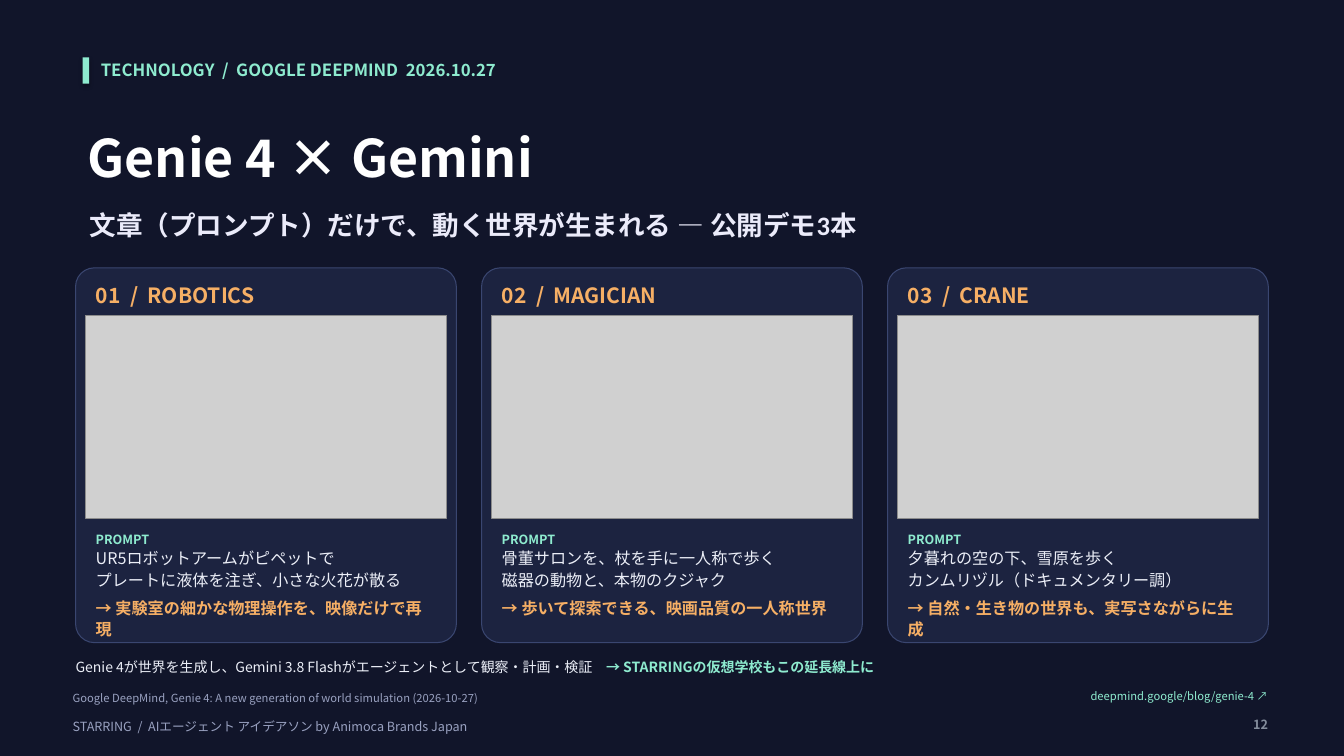
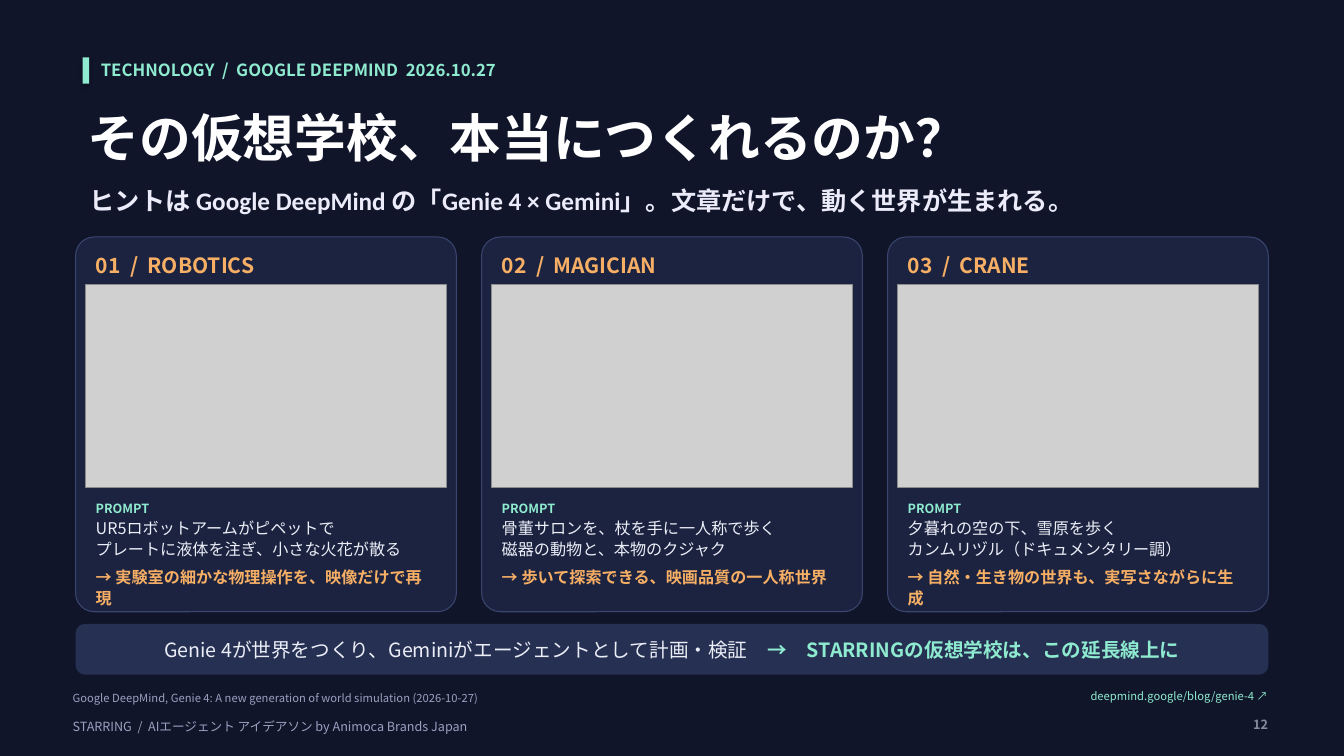
Before and after one commit to zpx9/a1, a slide deck: slide 12 of STARRING_final.pptx. Drawn at 1344x756 pixels with LibreOffice and Linux fonts; fonts in the diff are those of the drawing; grey boxes stand for pictures. Boxes give left, top, right and bottom in pixels: in the first picture for what was removed or moved away, otherwise in the second. Text is boxed around its words. In the diff, an @@ line names an element or a change of style, - is before the commit and + after.

```diff
--- a/STARRING_final.pptx
+++ b/STARRING_final.pptx
@@ text at (88,112,967,162): text changed @@
-Genie 4 × Gemini
+その仮想学校、本当につくれるのか？
@@ text at (90,188,1073,215): text changed; size 19 to 18 pt @@
-文章（プロンプト）だけで、動く世界が生まれる ― 公開デモ3本
+ヒントは Google DeepMind の「Genie 4 × Gemini」。文章だけで、動く世界が生まれる。
@@ 9 texts, 3 pictures, 3 rounded rectangles: place and size @@
-9 texts, 3 pictures, 3 rounded rectangles at (76,268,1269,643)
+9 texts, 3 pictures, 3 rounded rectangles at (76,237,1269,612)
@@ rounded rectangle added at (76,624,1268,675), fill #263052, 14 pt, text #EBEEF7 @@
+Genie 4が世界をつくり、Geminiがエージェントとして計画・検証 → STARRINGの仮想学校は、この延長線上に
@@ text removed at (76,660,874,674) @@
-Genie 4が世界を生成し、Gemini 3.8 Flashがエージェントとして観察・計画・検証 → STARRINGの仮想学校もこの延長線上に
```
Also in this commit, not shown: 1 other slide changed, 1 other file.
